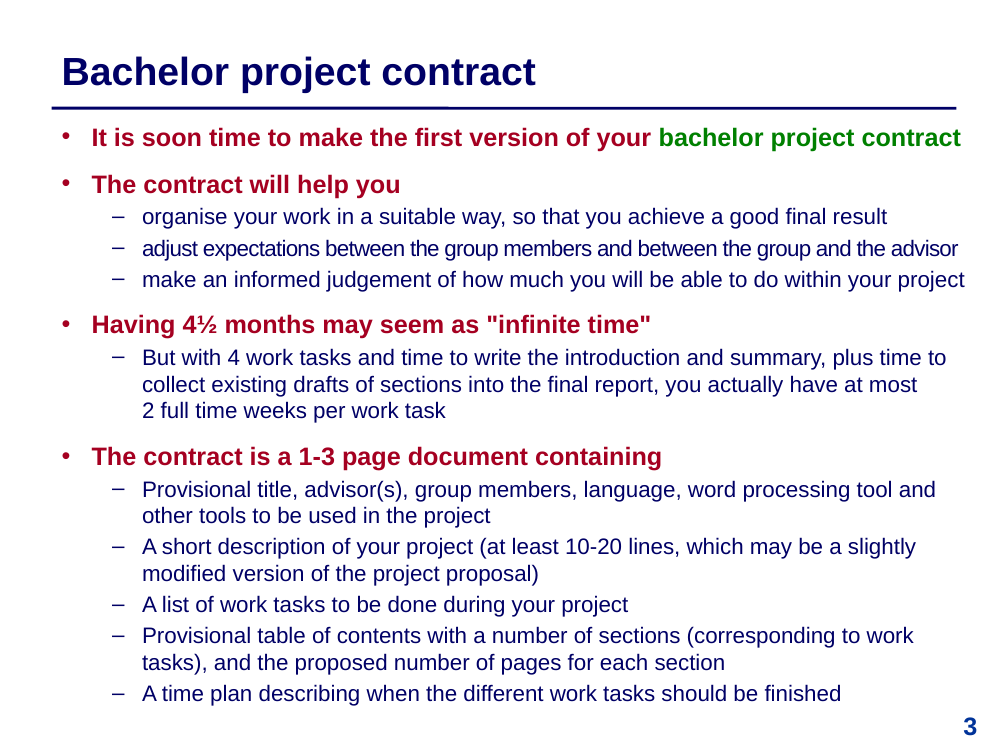
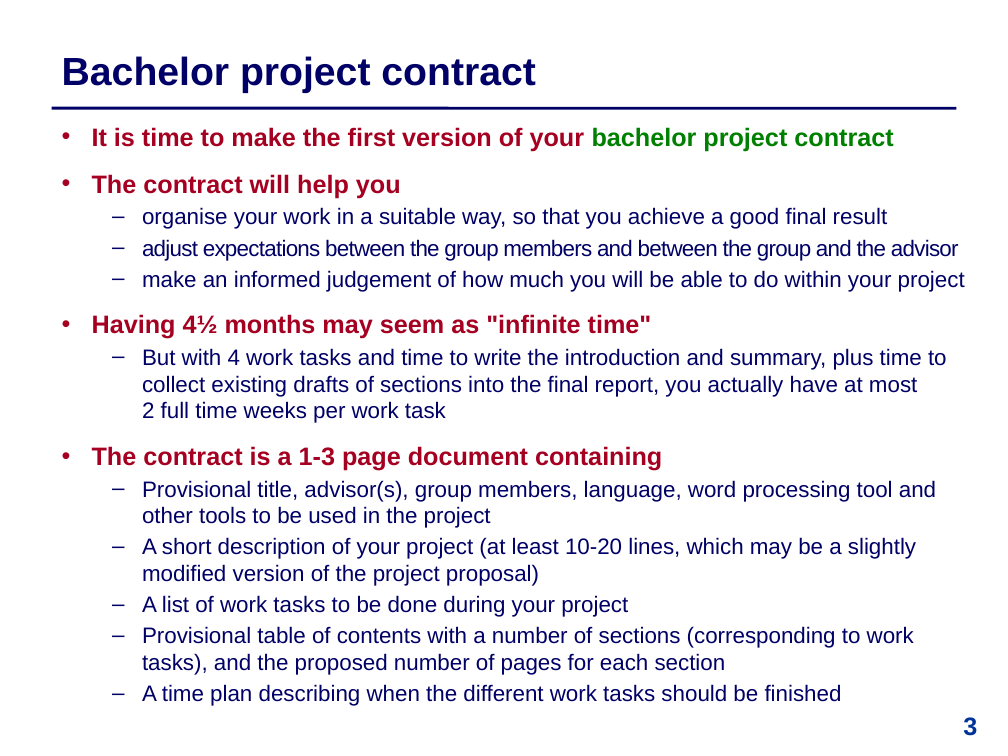
Before and after one commit to IntProgAU/Materiale, a slide deck: slide 3 of web/b24/1 Bachelor Contract .pptx. Drawn at 1008x756 pixels with LibreOffice and Linux fonts; fonts in the diff are those of the drawing. Boxes give left, top, right and bottom in pixels: in the first picture for what was removed or moved away, otherwise in the second. Text is boxed around its words. In the diff, an @@ line names an element or a change of style, - is before the commit and + after.

```diff
--- a/web/b24/1 Bachelor Contract .pptx
+++ b/web/b24/1 Bachelor Contract .pptx
@@ text at [92, 127, 893, 151]: text changed @@
-  • It is soon time to make the first version of your bachelor project contract
+  • It is time to make the first version of your bachelor project contract
```
Also in this commit, not shown: 1 other slide changed.
